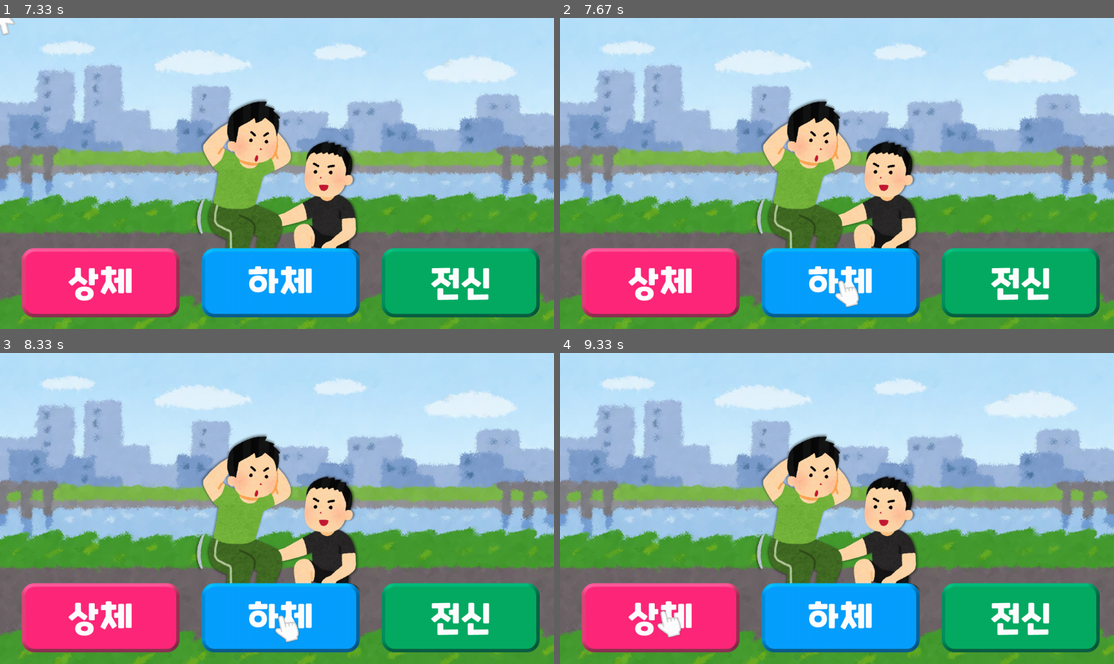
Above: before the commit, frames 1-4 (two rows, left to right).
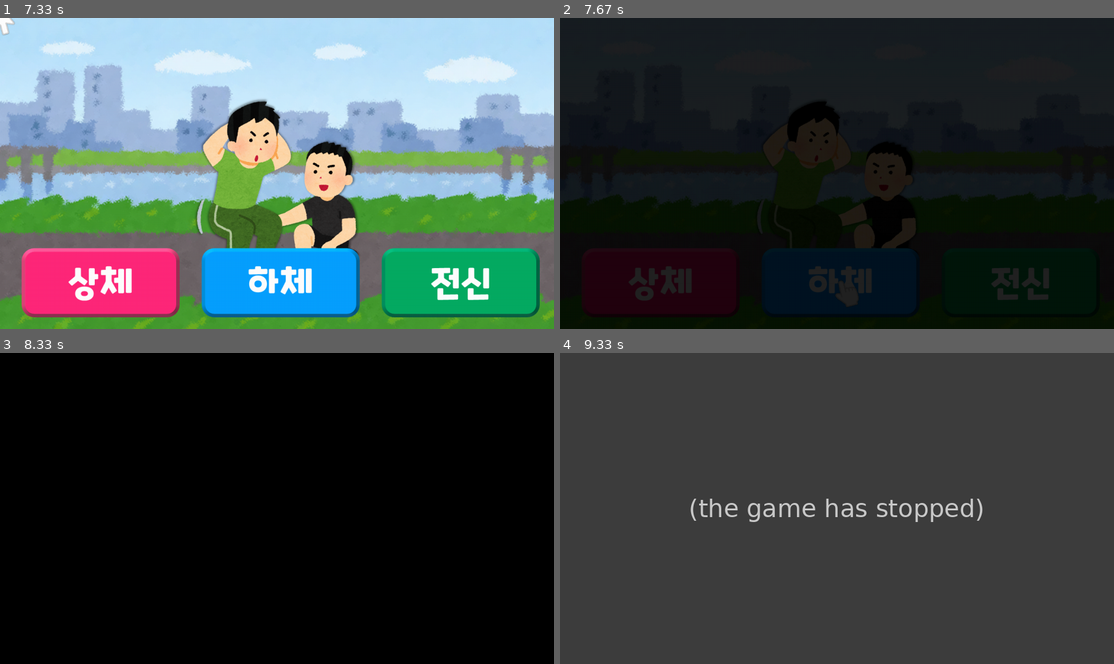
Above: after the commit, the same moments.

Repository: alirz-pixel/PERG
Game: pygame game, started from Pygame_MainMenu.py
Same seed, same stepped clock (60 frames per second), same inputs: the game is played once before the commit and once after it.
Inputs (mouse positions are in pixels of both pictures, inside the frame that each line leads up to):
- Up to frame 1 (7.33 s): hold Up 6.83-7.3 s
- Up to frame 2 (7.67 s): click (848, 294) at 7.38 s
- Up to frame 3 (8.33 s): no input
- Up to frame 4 (9.33 s): click (670, 623) at 8.85 s

Frame 1 is identical in both runs. In frame 2, 99% of the frame differs, in the area x 0-100%, y 0-100%; in frame 3, 99%; in frame 4, 99%.
Error after the commit: TypeError: 'NoneType' object is not subscriptable (Rhythm.py line 242); the game stopped at 9.08 s (later frames are placeholders)

Commit message:
Added Scene changes from main menu to rhythm game

Diff:
--- a/Pygame_MainMenu.py
+++ b/Pygame_MainMenu.py
@@ -1,7 +1,32 @@
+'''
+copyright : 최문형
+2021.05.13  3:48   -  메인메뉴 -> 리듬게임 실행 + 페이드 아웃 구현
+'''
+
 import Pygame_Opening as Opening
+import Rhythm as Game
 from pygame.locals import *
 import pygame
 import sys
+
+def Func_FadeOut(Screen):
+    fade = pygame.Surface((Screen_Width, Screen_Height))
+    fade.fill((0, 0, 0))
+
+    alpha = 0
+    while True:
+        alpha += 3
+
+        fade.set_alpha(alpha)
+        Screen.blit(fade, (0, 0))
+
+        pygame.display.flip()
+        pygame.display.update()
+
+        py_clock.tick(60)
+
+        if (alpha == 300):
+            break
 
 # 파이게임 시작하기
 pygame.init()
@@ -53,9 +78,6 @@
 
     Screen.blit(Menu_Morning, (0, 0))
 
-    #Upper_Button = pygame.Rect(28, 512, 350, 100 + y)
-    #pygame.draw.rect(Screen, (255, 0, 0), Upper_Button)
-
 #################################################
     # 커서의 위치 및 수정하기
     Cursor_x, Cursor_y = pygame.mouse.get_pos() #(Screen_Width / 2 + Cursor_x, Screen_Height / 2 + Cursor_y)
@@ -70,6 +92,11 @@
 
             # 상체, 하체, 전신 게임 시작
             if Click:
+                if i == 1:
+                    Func_FadeOut(Screen)
+
+                    Game.start(Screen)
+
                 print(i)
 
     if not isButton:
